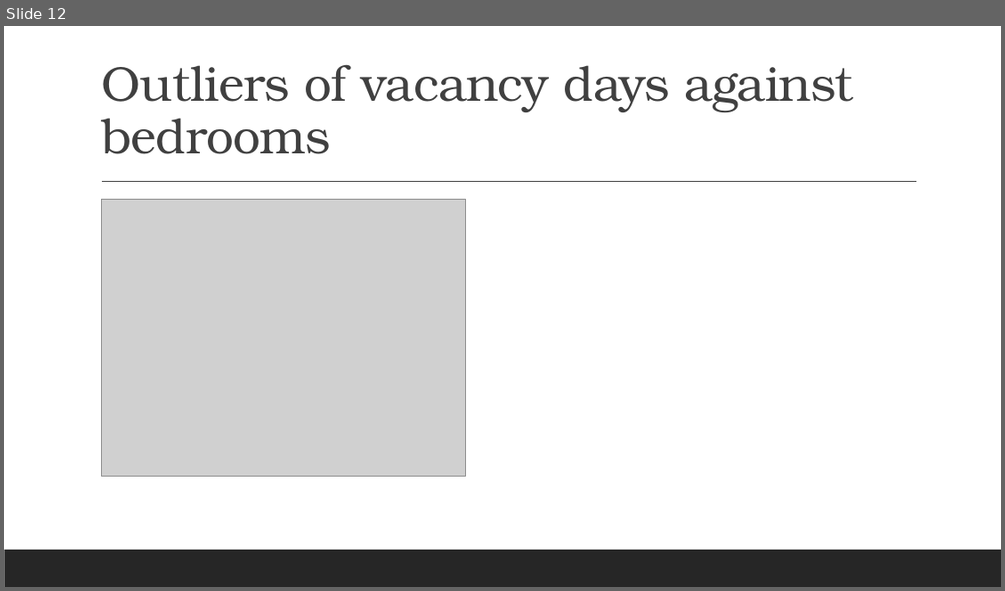
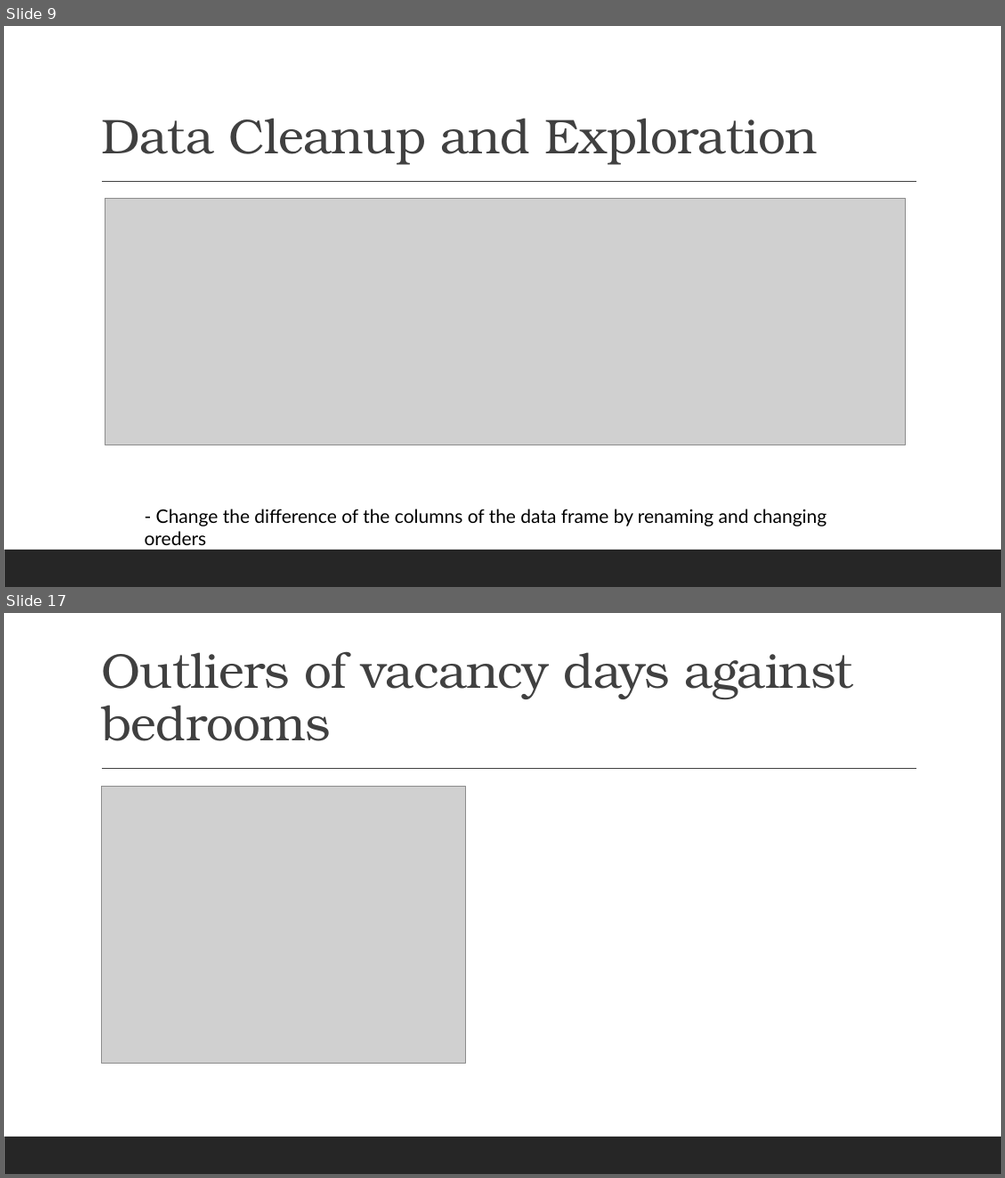
Before and after one commit to Anguyensfg/project-1, a slide deck: QLD Housing Vacancy.pptx. Shown one above the other, each under a label of ours: slide 12 before the commit, slides 9 and 17 after it; the slides between them are not shown. The pictures are 1005x591 and 1005x1178 pixels, drawn with LibreOffice and Linux fonts; fonts in the diff are those of the drawing; grey boxes stand for pictures. Boxes give left, top, right and bottom in pixels: in the first picture for what was removed or moved away, otherwise in the second. Text is boxed around its words. In the diff, an @@ line names an element or a change of style, - is before the commit and + after.

```diff
--- a/QLD Housing Vacancy.pptx
+++ b/QLD Housing Vacancy.pptx
@@ slide 9 added at <box>4,26,1001,587</box>, background #FFFFFF; not listed: 2 template elements that a slide beside it also shows @@
@@ title added at <box>101,118,817,165</box>, 47 pt, text #404040 @@
+Data Cleanup and Exploration
@@ picture added at <box>105,199,906,445</box> @@
@@ text added at <box>156,508,826,526</box>, 18 pt, text #000000 @@
+- Change the difference of the columns of the data frame by renaming and changing oreders
@@ what was slide 12 is now slide 17 @@
```
Also in this commit, not shown: 8 slides changed, 8 other slides added, 1 slide removed, 1 other file.
